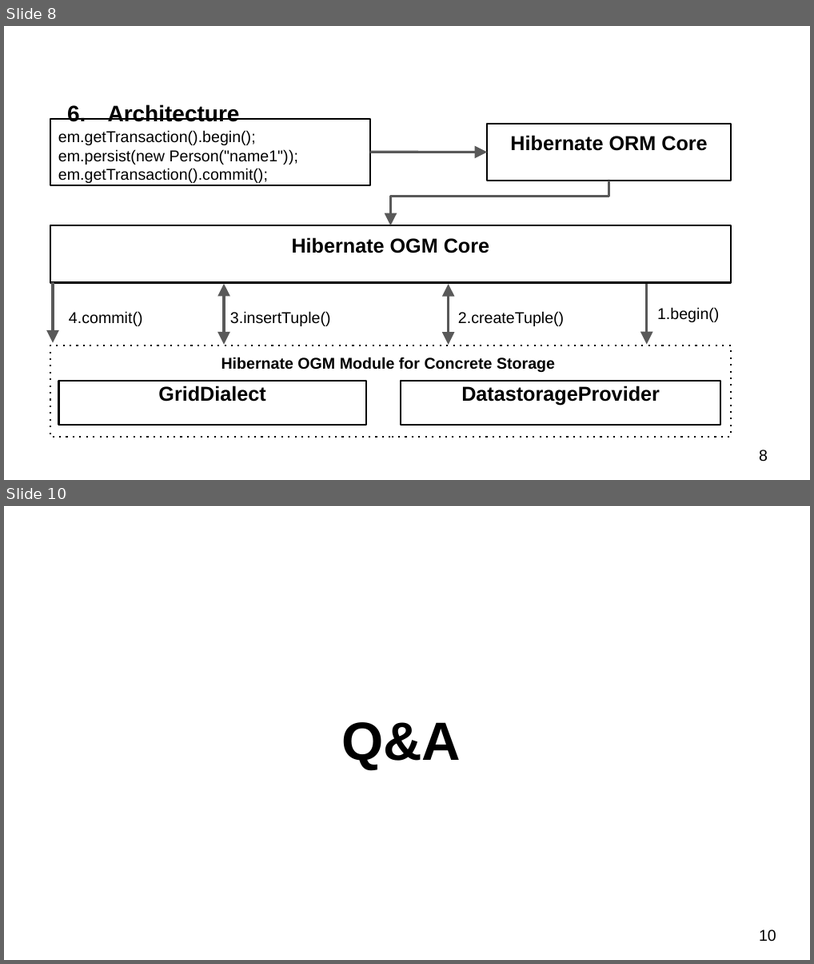
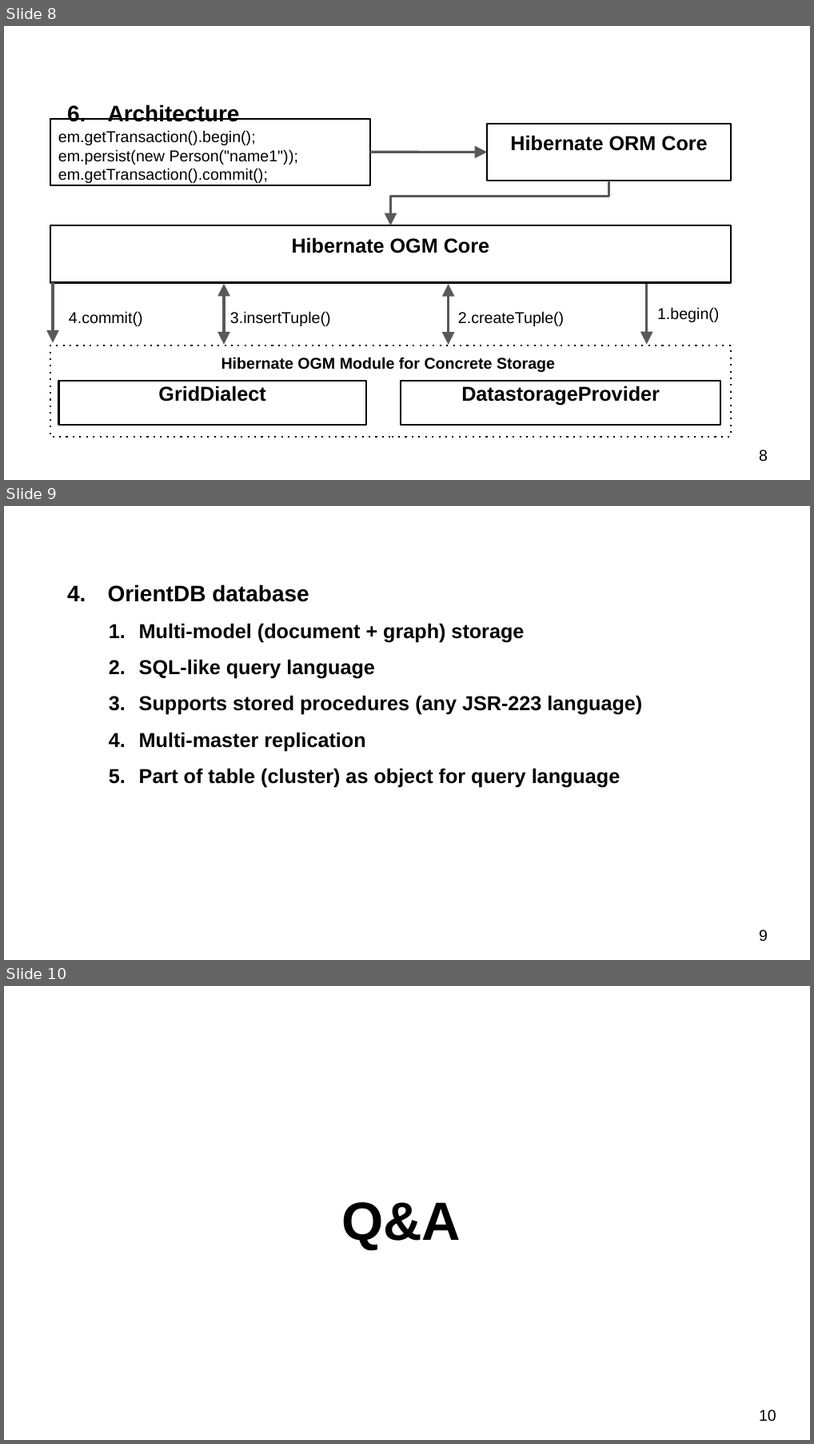
Before and after one commit to schernolyas/jpoint2017, a slide deck: presentation/jpoint2017.pptx. Shown one above the other, each under a label of ours: slides 8 and 10 before the commit, slides 8, 9 and 10 after it; the slides between them are not shown. The pictures are 814x964 and 814x1444 pixels, drawn with LibreOffice and Linux fonts; fonts in the diff are those of the drawing. Boxes give left, top, right and bottom in pixels: in the first picture for what was removed or moved away, otherwise in the second. Text is boxed around its words. In the diff, an @@ line names an element or a change of style, - is before the commit and + after.

Commit message:
add OrientDB

```diff
--- a/presentation/jpoint2017.pptx
+++ b/presentation/jpoint2017.pptx
@@ slide 9 added at (4,506,810,960), background #FFFFFF @@
@@ text added at (108,584,642,788), 18 pt, text #000000, bold @@
+  4. OrientDB database
+    1. Multi-model (document + graph) storage
+    2. SQL-like query language
+    3. Supports stored procedures (any JSR-223 language)
+    4. Multi-master replication
+    5. Part of table (cluster) as object for query language
@@ page number added at (759,929,768,941), 14 pt, text #000000 @@
+9
```
Also in this commit, not shown: 3 slides changed, 1 slide removed.
